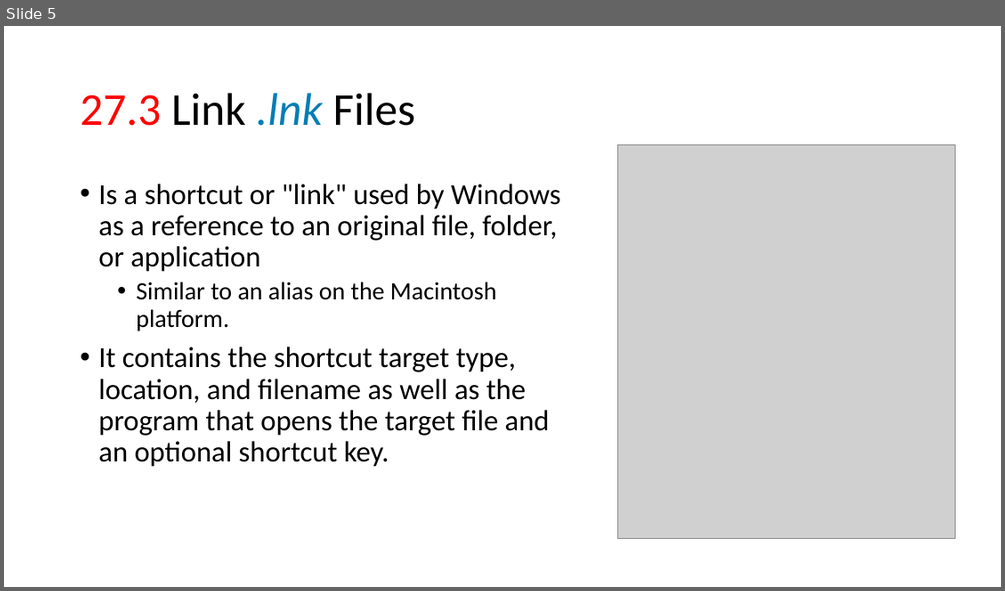
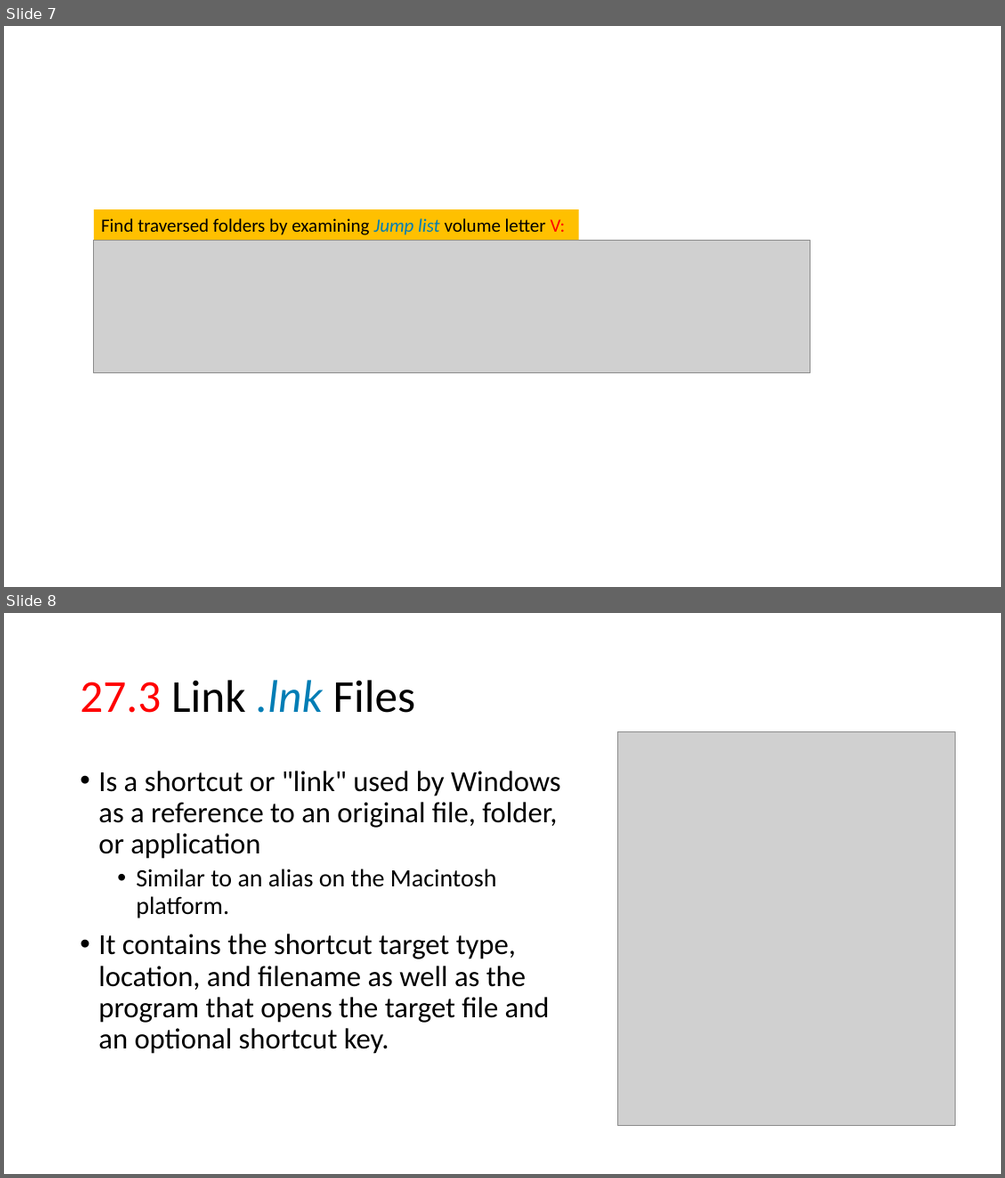
Before and after one commit to frankwxu/digital-forensics-lab, a slide deck: NIST_Data_Leakage_Case/NIST_Data_Leakage_07_NetworkDrive_Cloud.pptx. Shown one above the other, each under a label of ours: slide 5 before the commit, slides 7 and 8 after it. The pictures are 1005x591 and 1005x1178 pixels, drawn with LibreOffice and Linux fonts; fonts in the diff are those of the drawing; grey boxes stand for pictures; background and template pictures are left out. Boxes give left, top, right and bottom in pixels: in the first picture for what was removed or moved away, otherwise in the second. Text is boxed around its words. In the diff, an @@ line names an element or a change of style, - is before the commit and + after.

```diff
--- a/NIST_Data_Leakage_Case/NIST_Data_Leakage_07_NetworkDrive_Cloud.pptx
+++ b/NIST_Data_Leakage_Case/NIST_Data_Leakage_07_NetworkDrive_Cloud.pptx
@@ slide 7 added at (4,26,1001,587), background #FFFFFF @@
@@ rectangle added at (94,209,579,239), fill #FFC000, 18 pt, text #000000 @@
+Find traversed folders by examining Jump list volume letter V:
@@ picture added at (94,240,810,373) @@
@@ what was slide 5 is now slide 8 @@
```
Also in this commit, not shown: 5 slides changed, 2 other slides added, 1 other file.
